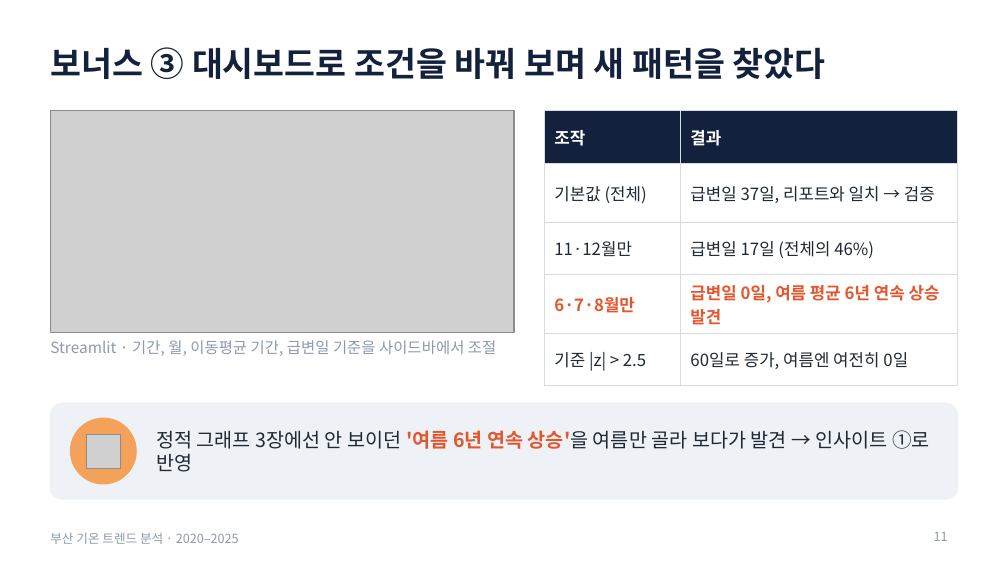
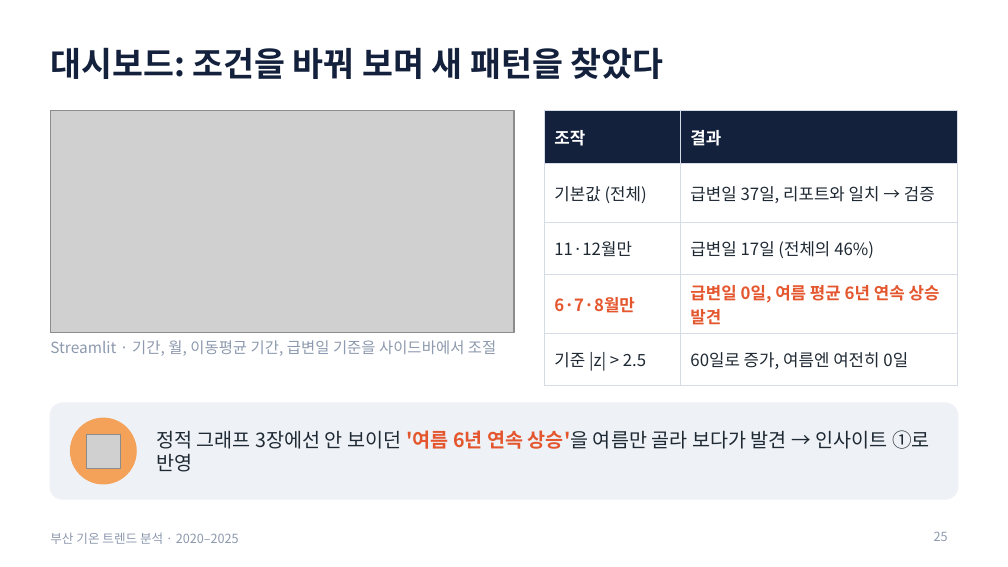
Before and after one commit to 17lucky71/busan-temperature-trend, a slide deck: slide 25 of docs/presentation.pptx (slide 11 before the commit). Drawn at 1008x567 pixels with LibreOffice and Linux fonts; fonts in the diff are those of the drawing; grey boxes stand for pictures. Boxes give left, top, right and bottom in pixels: in the first picture for what was removed or moved away, otherwise in the second. Text is boxed around its words. In the diff, an @@ line names an element or a change of style, - is before the commit and + after.

```diff
--- a/docs/presentation.pptx
+++ b/docs/presentation.pptx
@@ title at [50,47,664,79]: text changed @@
-보너스 ③ 대시보드로 조건을 바꿔 보며 새 패턴을 찾았다
+대시보드: 조건을 바꿔 보며 새 패턴을 찾았다
@@ page number at [934,532,948,541]: text changed @@
-11
+25
```
Also in this commit, not shown: 8 other slides changed, 14 slides added.
